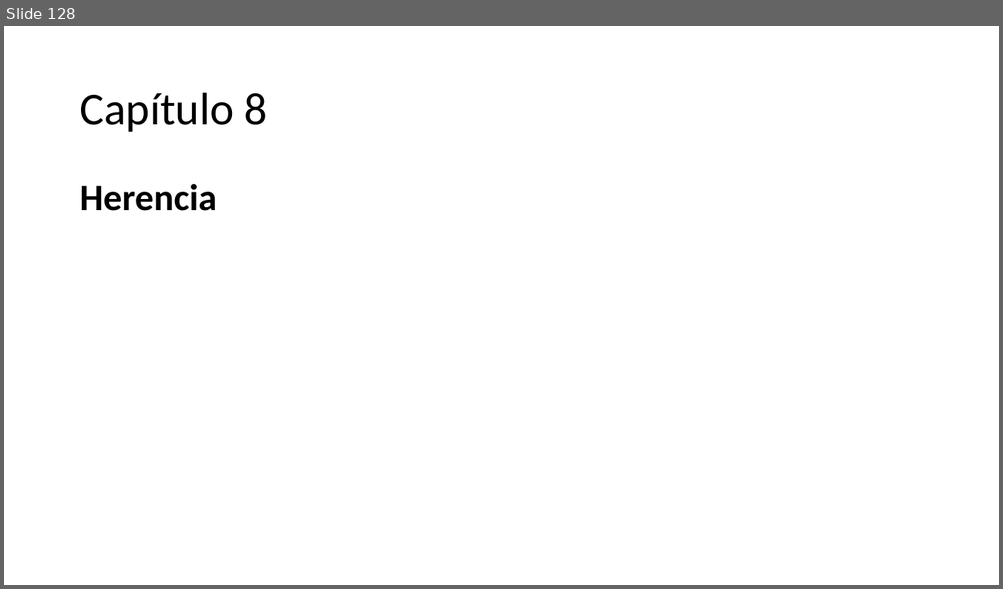
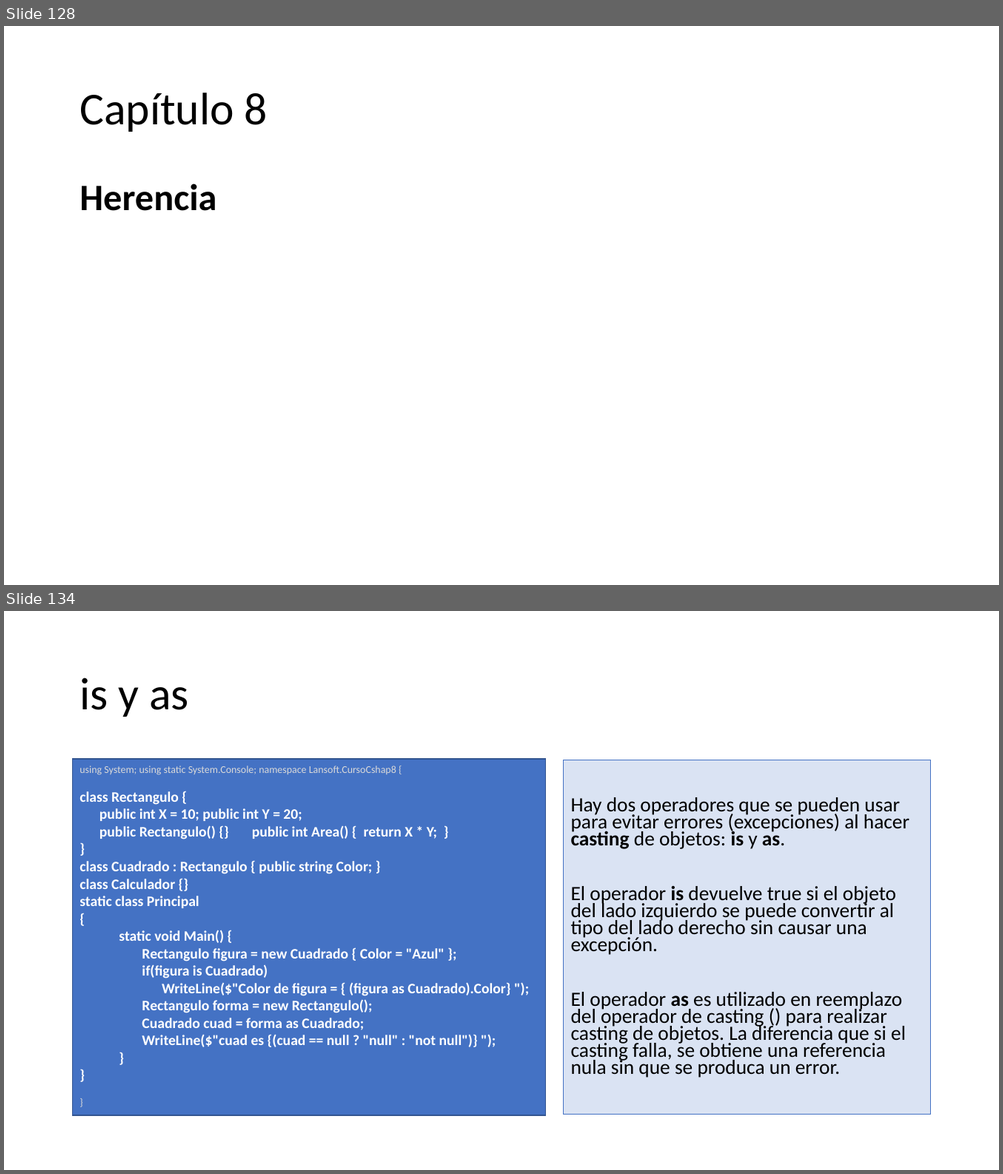
Before and after one commit to AlbertOsinaga/CursoCSharp__8, a slide deck: CSharpQuickReferencia.pptx. Shown one above the other, each under a label of ours: slide 128 before the commit, slides 128 and 134 after it; the slides between them are not shown. The pictures are 1003x589 and 1003x1174 pixels, drawn with LibreOffice and Linux fonts; fonts in the diff are those of the drawing. Boxes give left, top, right and bottom in pixels: in the first picture for what was removed or moved away, otherwise in the second. Text is boxed around its words. In the diff, an @@ line names an element or a change of style, - is before the commit and + after.

```diff
--- a/CSharpQuickReferencia.pptx
+++ b/CSharpQuickReferencia.pptx
@@ slide 134 added at [4,611,999,1170], background #FFFFFF @@
@@ title added at [79,678,189,717], 44 pt, text #000000 @@
+is y as
@@ rectangle added at [73,760,546,1116], fill #4472C4, outline #325491 1 pt, 14 pt, text #FFFFFF, bold @@
+using System; using static System.Console; namespace Lansoft.CursoCshap8 {
+class Rectangulo {
+public int X = 10; public int Y = 20;
+public Rectangulo() {} public int Area() { return X * Y; }
+}
+class Cuadrado : Rectangulo { public string Color; }
+class Calculador {}
+static class Principal
+{
+static void Main() {
+Rectangulo figura = new Cuadrado { Color = "Azul" };
+if(figura is Cuadrado)
+WriteLine($"Color de figura = { (figura as Cuadrado).Color} ");
+Rectangulo forma = new Rectangulo();
+Cuadrado cuad = forma as Cuadrado;
+WriteLine($"cuad es {(cuad == null ? "null" : "not null")} ");
+}
+}
+}
@@ text added at [563,760,930,1116], fill #DAE3F3, outline #4472C4 0.75 pt, 19.6 pt, text #000000 @@
+Hay dos operadores que se pueden usar para evitar errores (excepciones) al hacer casting de objetos: is y as.
+El operador is devuelve true si el objeto del lado izquierdo se puede convertir al tipo del lado derecho sin causar una excepción.
+El operador as es utilizado en reemplazo del operador de casting () para realizar casting de objetos. La diferencia que si el casting falla, se obtiene una referencia nula sin que se produca un error.
```
Also in this commit, not shown: 8 other slides added.
